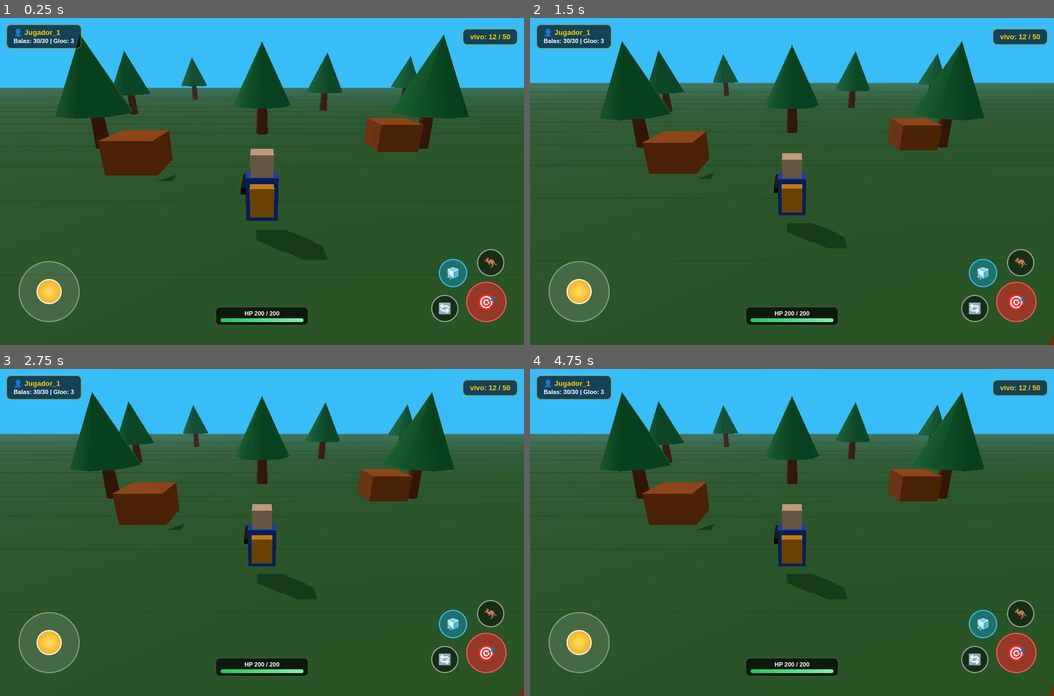
Above: before the commit, frames 1-4 (two rows, left to right).
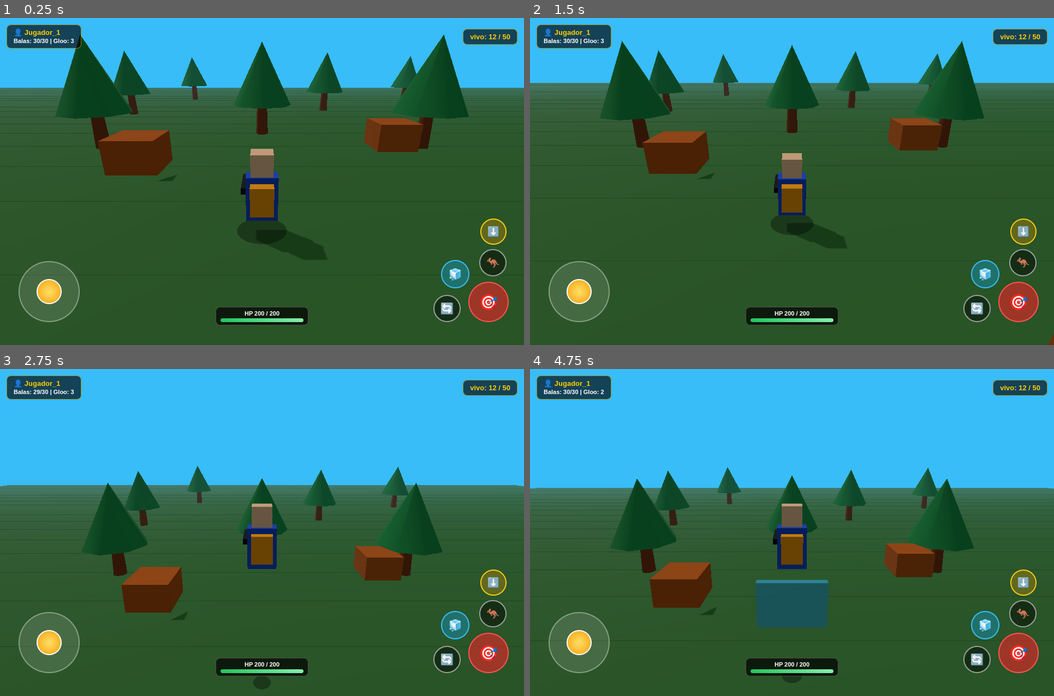
Above: after the commit, the same moments.

Repository: delvisvillalba5-cell/juego-servidor
Game: browser game, page index.html
Two runs of this game, one before a commit and one after it. Both use one fixed random seed, a clock stepped at 60 frames per second and the inputs below.
Inputs (mouse positions are in pixels of both pictures, inside the frame that each line leads up to):
- Up to frame 1 (0.25 s): no input
- Up to frame 2 (1.5 s): click "🔄" at 1.27 s
- Up to frame 3 (2.75 s): click (492, 581) at 1.87 s, where only the run after the commit has a clickable "⬇️"; click "🎯" at 2.02 s; click "🦘" at 2.47 s
- Up to frame 4 (4.75 s): click "🧊" at 3.07 s; click (577, 643) at 3.67 s; click "🔄" at 4.27 s; click "🦘" at 4.52 s

The runs differ from the first frame. In frame 1, 1.6% of the frame differs, in the area x 45-98%, y 61-93%; in frame 2, 1.5%; in frame 3, 31%; in frame 4, 33%, in the area x 0-100%, y 6-100%.

Commit message:
Actualizar index.html

Diff:
--- a/index.html
+++ b/index.html
@@ -51,7 +51,7 @@
             font-weight: bold;
             font-size: 13px;
         }
-        /* Barra de vida arriba/abajo visible */
+        /* Barra de vida */
         #hud-hp {
             position: absolute;
             bottom: 36px;
@@ -91,11 +91,11 @@
         }
         .touch-btn {
             position: absolute;
-            background: rgba(0, 0, 0, 0.45);
+            background: rgba(0, 0, 0, 0.48);
             border: 2px solid rgba(255, 255, 255, 0.55);
             border-radius: 50%;
-            width: 56px;
-            height: 56px;
+            width: 54px;
+            height: 54px;
             display: flex;
             align-items: center;
             justify-content: center;
@@ -105,13 +105,13 @@
             touch-action: none;
         }
         .touch-btn:active {
-            transform: scale(0.92);
+            transform: scale(0.9);
             background: rgba(255, 204, 0, 0.35);
         }
         #btn-disparo {
             bottom: 42px;
-            right: 32px;
-            background: rgba(220, 38, 38, 0.6);
+            right: 28px;
+            background: rgba(220, 38, 38, 0.65);
             border-color: #ff5252;
             width: 74px;
             height: 74px;
@@ -119,19 +119,28 @@
         }
         #btn-salto {
             bottom: 126px;
-            right: 36px;
+            right: 32px;
             width: 50px;
             height: 50px;
         }
+        #btn-agachar {
+            bottom: 184px;
+            right: 32px;
+            width: 48px;
+            height: 48px;
+            border-color: #facc15;
+            background: rgba(202, 138, 4, 0.35);
+            font-size: 18px;
+        }
         #btn-recargar {
             bottom: 42px;
-            right: 120px;
+            right: 116px;
             width: 50px;
             height: 50px;
         }
         #btn-gloo {
-            bottom: 106px;
-            right: 104px;
+            bottom: 104px;
+            right: 100px;
             width: 52px;
             height: 52px;
             border-color: #38bdf8;
@@ -179,6 +188,7 @@
 
         <div class="controls-layer">
             <div id="joystick-base"><div id="joystick-stick"></div></div>
+            <div class="touch-btn" id="btn-agachar">⬇️</div>
             <div class="touch-btn" id="btn-gloo">🧊</div>
             <div class="touch-btn" id="btn-salto">🦘</div>
             <div class="touch-btn" id="btn-recargar">🔄</div>
@@ -190,7 +200,6 @@
     <script>
         const container = document.getElementById('game-container');
 
-        // Escena, cámara en tercera persona y renderizador
         const scene = new THREE.Scene();
         scene.background = new THREE.Color(0x38bdf8);
         scene.fog = new THREE.FogExp2(0x7dd3fc, 0.008);
@@ -209,7 +218,6 @@
             renderer.setSize(window.innerWidth, window.innerHeight);
         });
 
-        // Luces
         const luzAmbiente = new THREE.HemisphereLight(0xffffff, 0x2d5a27, 0.9);
         scene.add(luzAmbiente);
 
@@ -218,7 +226,6 @@
         luzSol.castShadow = true;
         scene.add(luzSol);
 
-        // Suelo de la isla
         const suelo = new THREE.Mesh(
             new THREE.PlaneGeometry(140, 140),
             new THREE.MeshStandardMaterial({ color: 0x2f6b2f, roughness: 0.9 })
@@ -231,7 +238,6 @@
         grilla.position.y = 0.02;
         scene.add(grilla);
 
-        // Árboles y coberturas 3D
         const obstaculos = [];
         function crearArbol(x, z) {
             const grupo = new THREE.Group();
@@ -277,7 +283,16 @@
         crearCajaCobertura(10, -8);
         crearCajaCobertura(-6, -6);
 
-        // Jugador 3D (cuerpo, cabeza, mochila y rifle)
+        // Sombra en el suelo bajo el jugador para notar mejor la altura al saltar
+        const sombraJugador = new THREE.Mesh(
+            new THREE.CircleGeometry(0.75, 20),
+            new THREE.MeshBasicMaterial({ color: 0x000000, transparent: true, opacity: 0.35 })
+        );
+        sombraJugador.rotation.x = -Math.PI / 2;
+        sombraJugador.position.y = 0.03;
+        scene.add(sombraJugador);
+
+        // Jugador 3D
         const jugadorMesh = new THREE.Group();
 
         const cuerpo = new THREE.Mesh(
@@ -312,11 +327,11 @@
         // Estado del jugador
         let velY = 0;
         let enSuelo = true;
+        let agachado = false;
         let balas = 30;
         const maxBalas = 30;
         let glooRestantes = 3;
         const proyectiles = [];
-        const paredesGloo3D = [];
 
         function actualizarHUD() {
             document.getElementById('hud-municion').textContent = `Balas: ${balas}/${maxBalas} | Gloo: ${glooRestantes}`;
@@ -381,7 +396,7 @@
             );
             balaMesh.position.set(
                 jugadorMesh.position.x + dir.x * 1.4,
-                1.35,
+                jugadorMesh.position.y + (agachado ? 0.8 : 1.35),
                 jugadorMesh.position.z + dir.z * 1.4
             );
             scene.add(balaMesh);
@@ -410,7 +425,6 @@
             );
             gloo.rotation.y = jugadorMesh.rotation.y;
             scene.add(gloo);
-            paredesGloo3D.push(gloo);
         }
 
         function recargar() {
@@ -420,24 +434,42 @@
 
         function saltar() {
             if (!enSuelo) return;
-            velY = 0.24;
+            if (agachado) {
+                agachado = false;
+                jugadorMesh.scale.y = 1;
+            }
+            velY = 0.36;
             enSuelo = false;
         }
 
-        document.getElementById('btn-disparo').addEventListener('touchstart', (e) => { e.preventDefault(); disparar(); });
-        document.getElementById('btn-gloo').addEventListener('touchstart', (e) => { e.preventDefault(); ponerGloo(); });
-        document.getElementById('btn-recargar').addEventListener('touchstart', (e) => { e.preventDefault(); recargar(); });
-        document.getElementById('btn-salto').addEventListener('touchstart', (e) => { e.preventDefault(); saltar(); });
-
-        // Bucle 3D
+        function toggleAgachar() {
+            agachado = !agachado;
+            jugadorMesh.scale.y = agachado ? 0.62 : 1;
+        }
+
+        function vincularBoton(id, fn) {
+            const el = document.getElementById(id);
+            el.addEventListener('touchstart', (e) => {
+                e.preventDefault();
+                e.stopPropagation();
+                fn();
+            }, { passive: false });
+            el.addEventListener('click', fn);
+        }
+
+        vincularBoton('btn-disparo', disparar);
+        vincularBoton('btn-gloo', ponerGloo);
+        vincularBoton('btn-recargar', recargar);
+        vincularBoton('btn-salto', saltar);
+        vincularBoton('btn-agachar', toggleAgachar);
+
         function animar() {
             requestAnimationFrame(animar);
 
-            const velocidad = 0.22;
+            const velocidad = agachado ? 0.14 : 0.22;
             const nextX = jugadorMesh.position.x + joyX * velocidad;
             const nextZ = jugadorMesh.position.z + joyY * velocidad;
 
-            // Colisión simple con obstáculos
             let bloqueado = false;
             for (const obs of obstaculos) {
                 if (Math.hypot(nextX - obs.x, nextZ - obs.z) < obs.r + 0.5) {
@@ -458,13 +490,19 @@
             // Salto y gravedad
             if (!enSuelo) {
                 jugadorMesh.position.y += velY;
-                velY -= 0.012;
+                velY -= 0.015;
                 if (jugadorMesh.position.y <= 0) {
                     jugadorMesh.position.y = 0;
                     velY = 0;
                     enSuelo = true;
                 }
             }
+
+            // Actualizar sombra en el suelo
+            sombraJugador.position.x = jugadorMesh.position.x;
+            sombraJugador.position.z = jugadorMesh.position.z;
+            const escalaSombra = Math.max(0.35, 1 - jugadorMesh.position.y * 0.14);
+            sombraJugador.scale.set(escalaSombra, escalaSombra, 1);
 
             // Proyectiles
             for (let i = proyectiles.length - 1; i >= 0; i--) {
@@ -478,7 +516,7 @@
                 }
             }
 
-            // Cámara en tercera persona detrás del jugador
+            // Cámara en tercera persona
             const camOffset = new THREE.Vector3(0, 5.2, -8.5).applyAxisAngle(
                 new THREE.Vector3(0, 1, 0),
                 jugadorMesh.rotation.y
